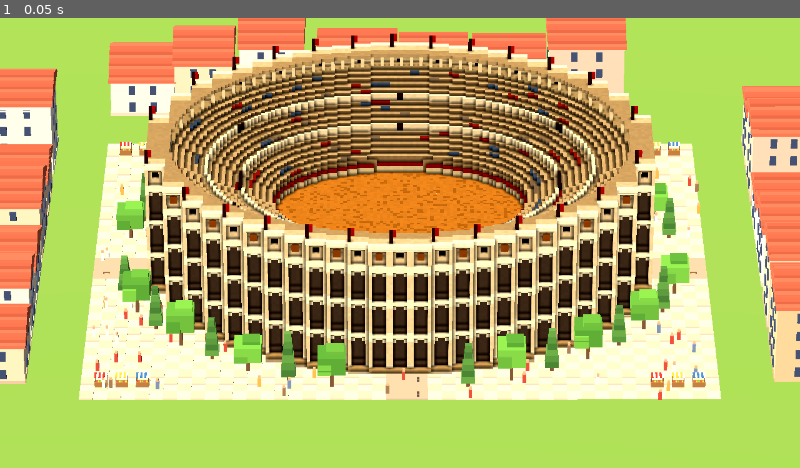
Above: before the commit, frame 1.
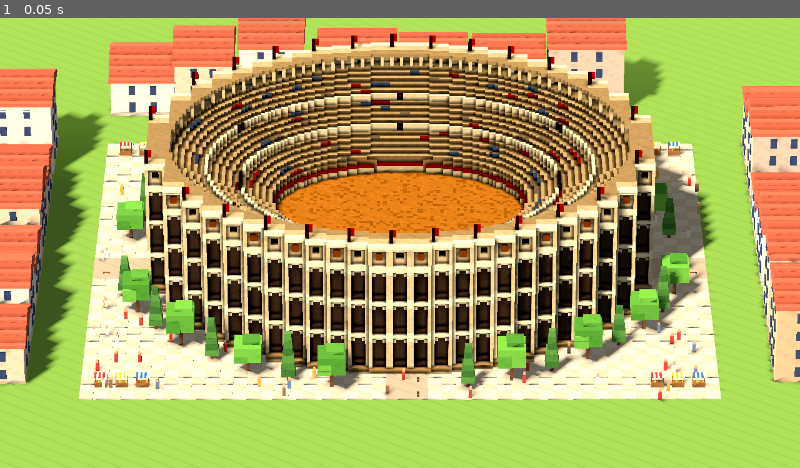
Above: after the commit, the same moment.

Repository: ramonfueglister/apoleia
Game: Godot game, scene res://main.tscn
The game is run twice, just before and just after one commit, with the same random seed, the same clock (stepped at 60 frames per second) and the same inputs.
Inputs:
- Up to frame 1 (0.05 s): no input

The runs differ from the first frame. In frame 1, 12% of the frame differs, in the area x 0-100%, y 0-86%.

Commit message:
Colosseum: LOD1 facade by rule, cleaner far LODs, shadows over the view
LOD1 builds its facade from the bay grammar at 1 m (pier 1, opening 2,
phase-locked to LOD0). The 2 m and 4 m LODs follow the smooth oval without
the thin front decoration; red band on the top face only; arcade value
kept by alternation at 2 m and a mid tone at 4 m. Test scenes size the sun
shadow range to the view like the game camera.

Co-Authored-By: Claude Opus 5.5 (1M context) <noreply@anthropic.com>

Diff:
--- a/prototypes/colosseum/colosseum_mesh.gd
+++ b/prototypes/colosseum/colosseum_mesh.gd
@@ -34,27 +34,28 @@
 # Camera distances for the near-orthographic Urbek camera (FOV 10): LOD0
 # while the view is under about 260 m wide, LOD1 to 700 m, LOD2 to 1.6 km.
 const LOD_RANGES := [0.0, 1500.0, 4000.0, 9000.0, 400000.0]
-const CACHE := "user://colosseum_urbek_v6_%d.res"
+const CACHE := "user://colosseum_urbek_v9_%d.res"
 
 # Palette: Caesar III travertine within Urbek's soft light. 0 is empty.
 const PALETTE := [
 	Color(0, 0, 0), Color("c9bca4"), Color("e3d5ba"), Color("cdb894"), Color("f4ecd8"),
 	Color("7e7064"), Color("e8dcc2"), Color("4a3c30"), Color("b5a184"), Color("c9b898"),
 	Color("d4aa6c"), Color("c49a5c"), Color("d8ccb0"), Color("6b4a32"), Color("c0392b"),
-	Color("5a4a3c"), Color("a8402c"), Color("e6dac2"), Color("b0802f"), Color("b8402f"),
+	Color("5a4a3c"), Color("a8402c"), Color("e6dac2"), Color("b0802f"), Color("f4ecd8"),
 	Color("a89a88"), Color("b0574a"), Color("7a8796"),
 	Color("a89a88"), Color("b0574a"), Color("7a8796"), Color("c2b49c"),
-	Color("66594f"), Color("c8b99c"), Color("cdbb9c"), Color("a8977c"), Color("bca98a")]
+	Color("66594f"), Color("c8b99c"), Color("cdbb9c"), Color("a8977c"), Color("bca98a"),
+	Color("a89886")]
 enum { EMPTY, PAVE, STONE, STONE_MID, CORNICE, ARCH_BACK, COLUMN, WINDOW, TREAD,
 	WALKWAY, SAND, SAND_DARK, PODIUM, MAST, RED, VOMITORIUM, PODIUM_BAND, BALTEUS_WALL, BRONZE,
-	RED_BAND, CROWD, ARCH_HEAD = 27, SHADOW_LINE, PORTICO, RIM_SHADOW, TREAD_BACK }
+	RED_BAND, CROWD, ARCH_HEAD = 27, SHADOW_LINE, PORTICO, RIM_SHADOW, TREAD_BACK, FACADE_MID }
 const CROWD_COUNT := 3
 const CROWD_MUTED := CROWD + CROWD_COUNT
 const CROWD_MUTED_COUNT := 4
 # Top faces that differ from the sides: a tread is light on top and darker
 # on its riser; the arch floor is shaded.
 const TOP := {TREAD: Color("d6c6a8"), TREAD_BACK: Color("bca98a"), ARCH_BACK: Color("7e7064"),
-	BALTEUS_WALL: Color("efe5d0")}
+	BALTEUS_WALL: Color("efe5d0"), RED_BAND: Color("b8402f")}
 # Corner occlusion: 0 = both sides blocked, 3 = open.
 const AO := [0.5, 0.68, 0.85, 1.0]
 
@@ -114,7 +115,7 @@
 			# Far LODs follow the smooth oval: per-bay steps are finer than
 			# their voxels and would only leave single protruding blocks.
 			if smooth:
-				depth[c] = ellipse[c]
+				depth[c] = ellipse[c] - 2
 	return {"depth": depth, "sub": sub, "bay": bay, "ellipse": ellipse, "arena": arena}
 
 ## What fills one voxel: d = depth in voxels from the outer face, s = facade
@@ -247,6 +248,103 @@
 		return RED
 	return EMPTY
 
+## The kind of facade row a fine row is, for the LOD1 grammar.
+enum { K_PLINTH, K_WALL, K_OPEN, K_HEAD, K_SHADOW, K_CORNICE, K_ATTIC, K_WINDOW }
+static func _row_kind(fr: int) -> int:
+	if fr < PLINTH_ROWS:
+		return K_PLINTH
+	if fr < ARCADE_TOP:
+		var lr := (fr - PLINTH_ROWS) % ROWS
+		if lr == ROWS - 1:
+			return K_CORNICE
+		if lr == ROWS - 2:
+			return K_SHADOW
+		if lr == ROWS - 3:
+			return K_HEAD
+		return K_OPEN if lr >= 1 else K_WALL
+	var ar := fr - ARCADE_TOP
+	if ar >= ATTIC_ROWS - 2 or ar == 0:
+		return K_CORNICE
+	if ar == ATTIC_ROWS - 3:
+		return K_SHADOW
+	return K_WINDOW if ar == 3 or ar == 4 else K_ATTIC
+
+## LOD1 facade by rule instead of by downsampling: 1 m voxels, bays of 3
+## (pier 1, opening 2) phase-locked to LOD0's bays, the same per-bay plan
+## steps, arch rows where both fine rows are open, light cornice rows. The
+## seating, arena and masts keep their downsampled voxels.
+static func _facade_lod1(vox: Dictionary) -> void:
+	var n: Vector3i = vox.n
+	var grid: PackedByteArray = vox.grid
+	var kinds := []
+	for y in n.y:
+		var k0 := _row_kind(2 * y)
+		var k1 := _row_kind(2 * y + 1)
+		var k := K_WALL
+		if 2 * y >= WALL_ROWS:
+			k = -1
+		elif K_CORNICE in [k0, k1]:
+			k = K_CORNICE
+		elif k0 in [K_OPEN, K_HEAD] and k1 in [K_OPEN, K_HEAD]:
+			k = K_HEAD if k1 == K_HEAD else K_OPEN
+		elif K_SHADOW in [k0, k1]:
+			k = K_SHADOW
+		elif K_WINDOW in [k0, k1]:
+			k = K_WINDOW
+		elif K_PLINTH in [k0, k1]:
+			k = K_PLINTH
+		elif K_ATTIC in [k0, k1]:
+			k = K_ATTIC
+		kinds.append(k)
+	for z in n.z:
+		for x in n.x:
+			var ix := x - n.x / 2
+			var iz := z - n.z / 2
+			var qz := iz if iz >= 0 else -iz - 1
+			var band := floori((ix + 1) / 3.0)
+			if absf(band) * 3.0 - 1.5 >= A:
+				continue
+			var bx := minf(absf(band) * 3.0, A - V)
+			var face := roundi(B * sqrt(maxf(0.0, 1.0 - (bx / A) ** 2)))
+			var d := face - 1 - qz
+			if d < -2 or d > 1:
+				continue
+			var s1 := posmod(ix - 1, 3)
+			var pier := s1 == 0
+			var b := band + (1000 if iz < 0 else 0)
+			for y in n.y:
+				var k: int = kinds[y]
+				var c := EMPTY
+				if k == -1:
+					if d < 0:
+						grid[x + n.x * (y + n.y * z)] = EMPTY
+					continue
+				match k:
+					K_PLINTH:
+						c = PAVE if d == -2 else STONE_MID
+					K_CORNICE:
+						c = CORNICE if d >= -1 else EMPTY
+					K_OPEN, K_HEAD:
+						if d == -2:
+							c = EMPTY
+						elif pier:
+							c = COLUMN if d == -1 else STONE
+						elif d == 1:
+							c = ARCH_HEAD if k == K_HEAD else ARCH_BACK
+					K_SHADOW:
+						c = (COLUMN if pier else EMPTY) if d == -1 else (EMPTY if d == -2 else SHADOW_LINE)
+					K_WINDOW:
+						if d == -1:
+							c = COLUMN if pier else EMPTY
+						elif d >= 0:
+							c = WINDOW if not pier and posmod(b, 2) == 0 and d == 1 else (EMPTY if not pier and posmod(b, 2) == 0 else STONE)
+					_:
+						if d == -1:
+							c = COLUMN if pier else EMPTY
+						elif d >= 0:
+							c = STONE
+				grid[x + n.x * (y + n.y * z)] = c
+
 ## The grid at the finest voxel size; `smooth` for the far LODs.
 static func _fine(smooth := false) -> Dictionary:
 	var n := _dims()
@@ -266,6 +364,11 @@
 				continue
 			for y in n.y:
 				var seed := absi(hash(Vector3i(x, y, z)))
+				# The far LODs leave out everything in front of the wall
+				# (columns, cornices, paving): thinner than their voxels, it only
+				# made single protruding blocks.
+				if smooth and depth[c] < 0:
+					continue
 				grid[x + n.x * (y + n.y * z)] = _voxel(depth[c], sub[c], bay[c], y, ellipse[c], arena[c], seed)
 	return {"grid": grid, "n": n, "v": V, "lo": lo}
 
@@ -309,7 +412,7 @@
 				var rim := y * f <= WALL_ROWS - 1 and WALL_ROWS - 1 < (y + 1) * f
 				if counts[RED] > 0:
 					c = RED
-				elif f >= 4 and rim and counts[CORNICE] > 0:
+				elif f >= 4 and rim and counts[STONE] + counts[CORNICE] + counts[PORTICO] > 0:
 					# Far away the flags become one continuous red band on
 					# the top cornice.
 					c = RED_BAND
@@ -323,10 +426,17 @@
 						if counts[i] > counts[best]:
 							best = i
 					c = muted if best == CROWD else best
-					# Far away the arcade keeps its dark rhythm.
+					# Far away the arcade keeps its value: at 2 m it alternates
+					# dark and light, at 4 m the whole arcade is
+					# the average of pier and arch; the attic stays light.
 					var arch := counts[ARCH_BACK] + counts[ARCH_HEAD]
-					if f >= 4 and (best == STONE or best == SHADOW_LINE) and arch * 2 >= counts[best]:
-						c = ARCH_BACK
+					var arcade := y * f < ARCADE_TOP and best in [STONE, SHADOW_LINE, COLUMN, ARCH_BACK, ARCH_HEAD]
+					if f == 4 and arcade:
+						# Bays and 2 m blocks cannot line up, so the rhythm is a
+						# regular alternation instead of a sampled one.
+						c = ARCH_BACK if posmod(x + z, 2) == 0 else STONE
+					elif f >= 8 and arcade:
+						c = FACADE_MID
 				grid[x + n.x * (y + n.y * z)] = c
 	# The red band keeps to the outer edge: one block wide, not the whole rim.
 	if f >= 4:
@@ -481,7 +591,10 @@
 			elif stepped.is_empty():
 				stepped = _fine()
 				fine = stepped
-			mesh = _mesh(fine if f == 1 else _coarse(fine, f))
+			var vox := fine if f == 1 else _coarse(fine, f)
+			if f == 2:
+				_facade_lod1(vox)
+			mesh = _mesh(vox)
 			ResourceSaver.save(mesh, path)
 		out.append(mesh)
 	return out
--- a/prototypes/colosseum/main.gd
+++ b/prototypes/colosseum/main.gd
@@ -70,7 +70,7 @@
 	sun.shadow_blur = 1.0
 	sun.shadow_enabled = not args.has("noshadow")
 	# Crisp contact shadows under ledges, as in Urbek; no acne on voxel faces.
-	sun.directional_shadow_max_distance = 260.0 if args.get("scene", "hero") == "bench" else 70.0
+	sun.name = "Sun"
 	sun.directional_shadow_mode = DirectionalLight3D.SHADOW_PARALLEL_2_SPLITS
 	sun.shadow_bias = 0.04
 	sun.shadow_normal_bias = 1.0
@@ -97,6 +97,10 @@
 	cam.far = 400000.0
 	add_child(cam)
 	var distance := width / (2.0 * tan(deg_to_rad(fov) * 0.5))
+	# Shadows reach over the whole view, as in the game camera.
+	var sun: DirectionalLight3D = get_node_or_null("Sun")
+	if sun:
+		sun.directional_shadow_max_distance = distance + width * 1.6
 	var dir := Basis.from_euler(Vector3(deg_to_rad(-30.0), 0.0, 0.0)).z
 	cam.look_at_from_position(target + dir * distance, target)
 
